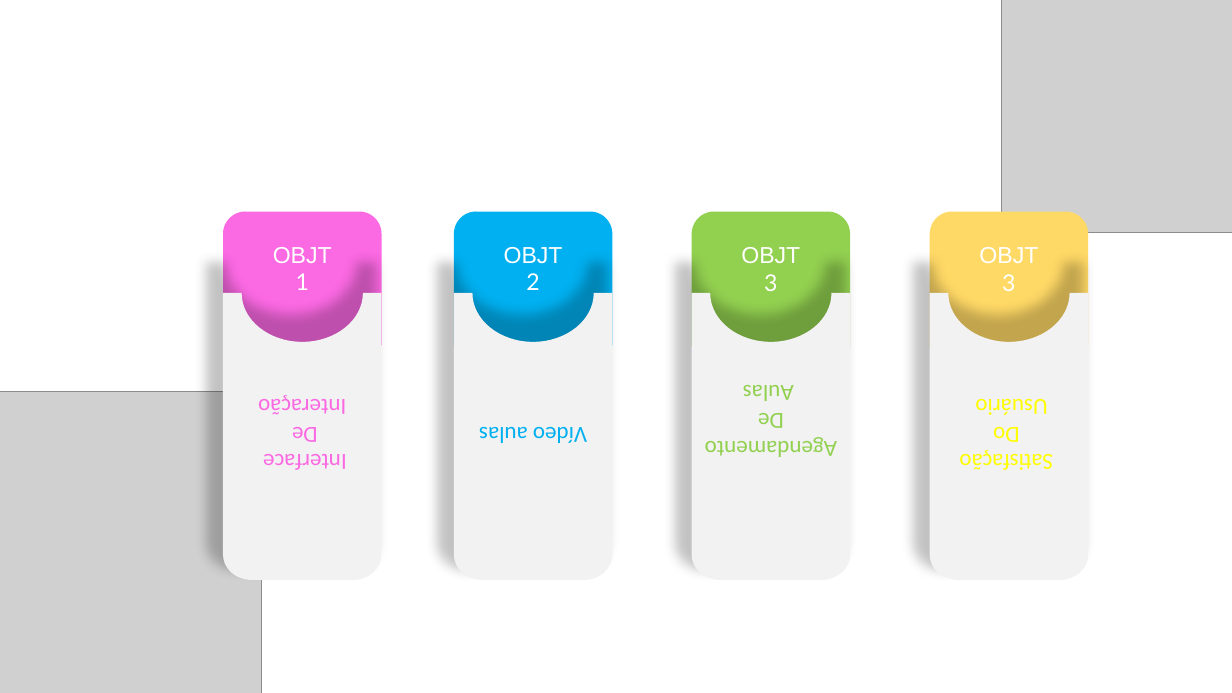
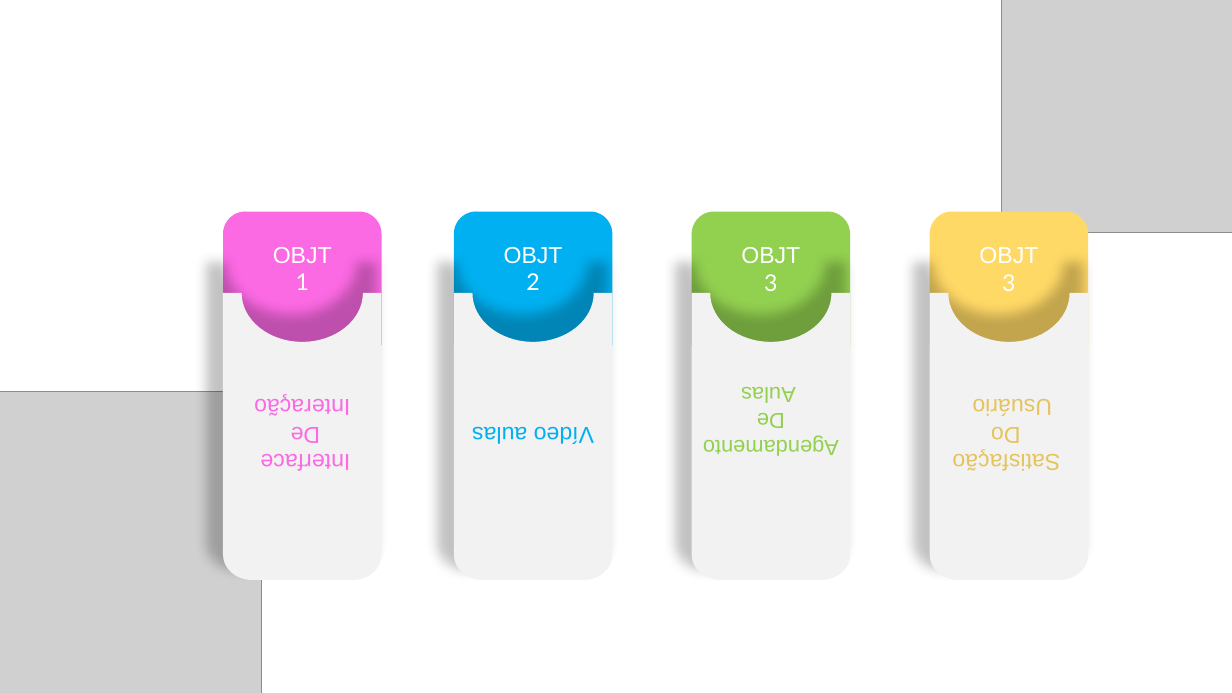
Before and after one commit to Sirius-tcc/Documents, a slide deck: slide 18 of slides/PreviaTCC.pptx (slide 19 before the commit). Drawn at 1232x693 pixels with LibreOffice and Linux fonts; fonts in the diff are those of the drawing; grey boxes stand for pictures. Boxes give left, top, right and bottom in pixels: in the first picture for what was removed or moved away, otherwise in the second. Text is boxed around its words. In the diff, an @@ line names an element or a change of style, - is before the commit and + after.

```diff
--- a/slides/PreviaTCC.pptx
+++ b/slides/PreviaTCC.pptx
@@ freeform shape "Interface" at <box>223,293,382,580</box>: font Calibri to Arial @@
@@ freeform shape "Vídeo aulas" at <box>454,293,613,580</box>: font Calibri to Arial @@
@@ freeform shape "Agendamento" at <box>691,293,850,580</box>: size 18 to 17 pt, font Calibri to Arial @@
@@ freeform shape "Satisfação" at <box>930,293,1089,580</box>: font Calibri to Arial, text colour #FFFF00 to #E6C45C @@
```
Also in this commit, not shown: 5 other slides changed, 4 slides added, 5 slides removed, 2 other files.
